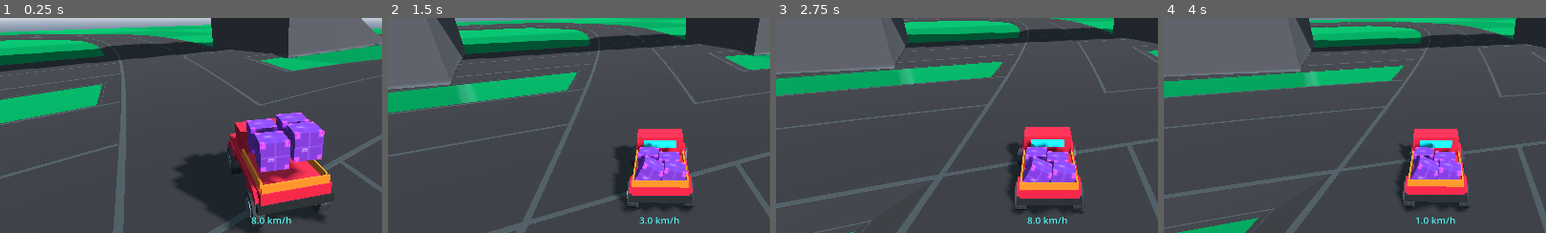
Above: before the commit, frames 1-4 (left to right).
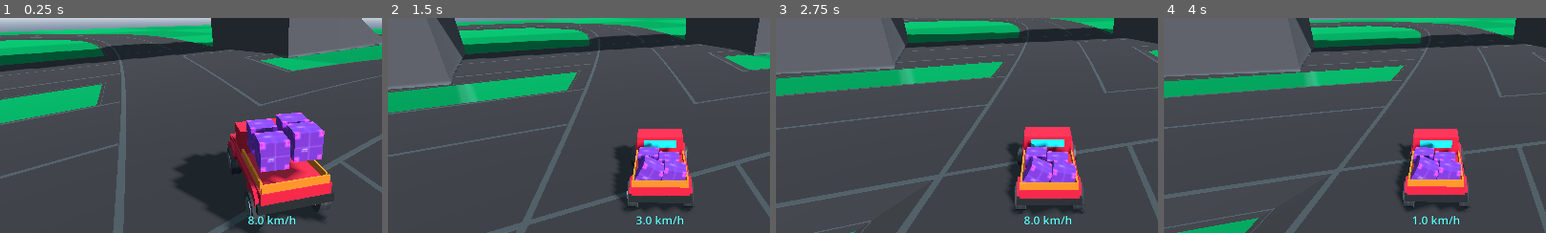
Above: after the commit, the same moments.

Repository: AssafDamari/cars-2
Game: Godot game, scene res://scenes/main.tscn
Two runs of this game, one before a commit and one after it. Both use one fixed random seed, a clock stepped at 60 frames per second and the inputs below.
Inputs:
- Up to frame 1 (0.25 s): no input
- Up to frame 2 (1.5 s): tap Enter (ui_accept) at 0.5, 0.77 s; hold Right (ui_right) 0.53-1.28 s; hold Down (ui_down) from 1.28 s (still down)
- Up to frame 3 (2.75 s): tap Enter (ui_accept) at 1.52 s; release Down (ui_down) at 2.03 s; hold Right (ui_right) from 2.03 s (still down)
- Up to frame 4 (4 s): release Right (ui_right) at 2.78 s; hold Up (ui_up) 2.78-3.53 s; tap Enter (ui_accept) at 3.02, 3.77 s; hold Left (ui_left) from 3.53 s (still down)
The pictures show only the part of the screen within x 14-64%, y 14-64%; the shares and areas given below are measured in that part.

The runs differ from the first frame. In frame 1, 0.3% of the frame differs, in the area x 65-78%, y 92-96%; in frame 2, 0.3%; in frame 3, 0.3%; in frame 4, 0.2%.

Commit message:
speedometer font size

Diff:
--- a/scenes/speedometer.tscn
+++ b/scenes/speedometer.tscn
@@ -3,7 +3,7 @@
 [ext_resource type="Script" uid="uid://ctyss7h1p8ecg" path="res://scenes/speedometer.gd" id="1_speedometer_script"]
 
 [sub_resource type="LabelSettings" id="LabelSettings_ecky1"]
-font_size = 20
+font_size = 24
 font_color = Color(0.40515652, 1, 0.9975185, 1)
 outline_size = 2
 outline_color = Color(0, 0, 0, 1)
